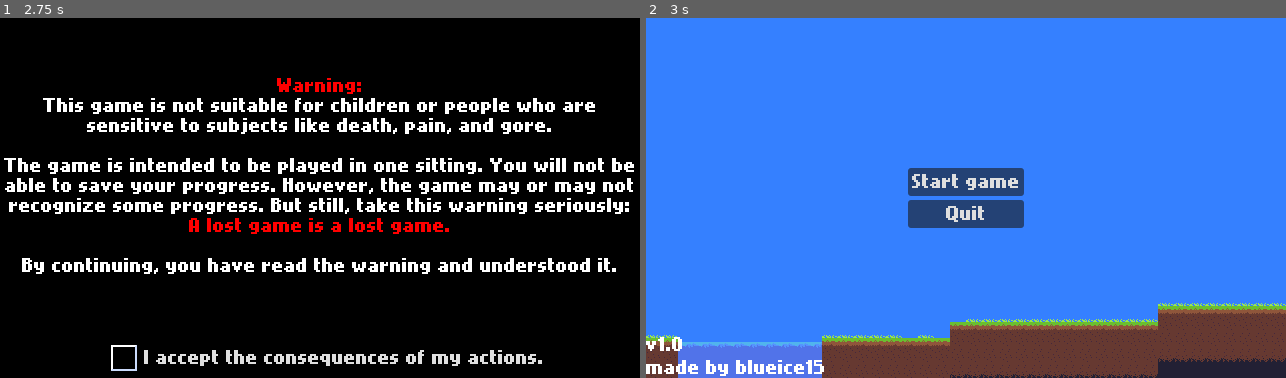
Above: before the commit, frames 1-2 (left to right).
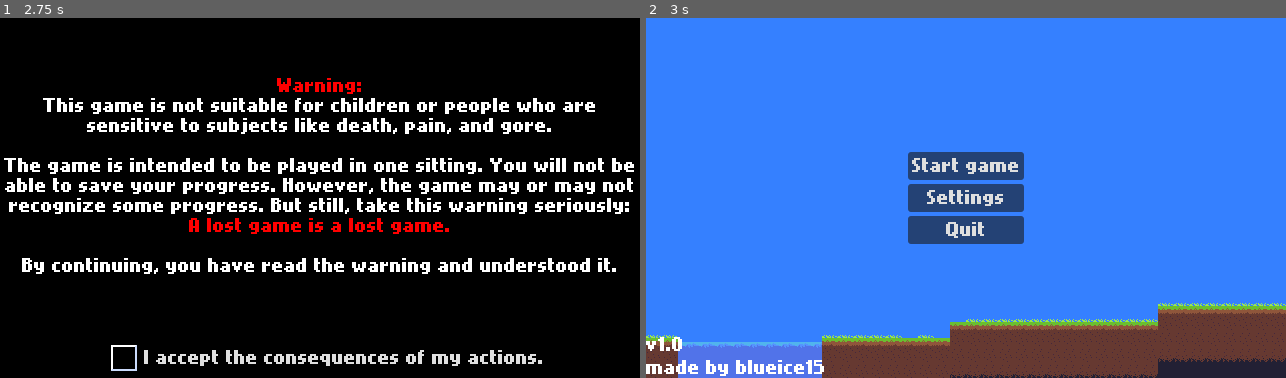
Above: after the commit, the same moments.

Repository: mrxbox1/skg-jam
Game: Godot game, scene res://scenes/mainmenu.tscn
Same seed, same stepped clock (60 frames per second), same inputs: the game is played once before the commit and once after it.
Inputs (mouse positions are in pixels of both pictures, inside the frame that each line leads up to):
- Up to frame 1 (2.75 s): click (320, 198) at 0.5 s, where only the run after the commit has a clickable "Settings"; click "Start game" at 1.25 s; click "Start game" at 2 s
- Up to frame 2 (3 s): click "I accept the consequences of …" at 2.75 s

Frame 1 is identical in both runs. In frame 2, 2.8% of the frame differs, in the area x 40-60%, y 37-63%.

Commit message:
tested settings menu
settings menu works now, only thing needed to do is have saved settings apply to every part of the game....somehow

Diff:
--- /dev/null
+++ b/preferences.cfg
@@ -0,0 +1,5 @@
+[PREFERENCES]
+
+SFX=24.0
+MUSIC=62.0
+BRIGHTNESS=97.0
--- a/scenes/default_theme.tres
+++ b/scenes/default_theme.tres
@@ -1,8 +1,24 @@
-[gd_resource type="Theme" load_steps=7 format=3 uid="uid://b6jf8omhgvl46"]
+[gd_resource type="Theme" load_steps=8 format=3 uid="uid://b6jf8omhgvl46"]
 
 [ext_resource type="FontFile" uid="uid://chemetfbn482a" path="res://assets/nokia_cellphone/nokiafc22.ttf" id="1_w1sqr"]
 
 [sub_resource type="StyleBoxEmpty" id="StyleBoxEmpty_w1sqr"]
+
+[sub_resource type="StyleBoxFlat" id="StyleBoxFlat_aiip6"]
+bg_color = Color(0.404511, 0.404511, 0.404511, 1)
+border_width_left = 2
+border_width_top = 2
+border_width_right = 2
+border_width_bottom = 2
+border_color = Color(0.47788, 0.47788, 0.47788, 1)
+corner_radius_top_left = 2
+corner_radius_top_right = 2
+corner_radius_bottom_right = 2
+corner_radius_bottom_left = 2
+expand_margin_left = 2.0
+expand_margin_top = 2.0
+expand_margin_right = 2.0
+expand_margin_bottom = 2.0
 
 [sub_resource type="StyleBoxFlat" id="StyleBoxFlat_octwt"]
 bg_color = Color(0.0807833, 0.0807834, 0.0807833, 1)
@@ -28,6 +44,7 @@
 [resource]
 default_font = ExtResource("1_w1sqr")
 Button/styles/focus = SubResource("StyleBoxEmpty_w1sqr")
+HSlider/styles/slider = SubResource("StyleBoxFlat_aiip6")
 Panel/styles/panel = SubResource("StyleBoxFlat_octwt")
 ProgressBar/styles/background = SubResource("StyleBoxFlat_w1sqr")
 ProgressBar/styles/fill = SubResource("StyleBoxFlat_cqnxl")
--- a/scenes/levels/01.tscn
+++ b/scenes/levels/01.tscn
@@ -63,12 +63,3 @@
 position = Vector2(443, 176)
 spook_duration = 0.2
 spook_text = "JUMPJUMPJUMPJUMPJUMPJUMPJUMPJUMPJUMPJUMPJUMPJUMPJUMPJUMP"
-
-[connection signal="body_entered" from="TileMapLayer/Haystack" to="TileMapLayer/Haystack" method="_on_body_entered"]
-[connection signal="body_exited" from="TileMapLayer/Haystack" to="TileMapLayer/Haystack" method="_on_body_exited"]
-[connection signal="body_entered" from="TileMapLayer/@Area2D@28356" to="TileMapLayer/@Area2D@28356" method="_on_body_entered"]
-[connection signal="body_exited" from="TileMapLayer/@Area2D@28356" to="TileMapLayer/@Area2D@28356" method="_on_body_exited"]
-[connection signal="body_entered" from="TileMapLayer/@Area2D@28357" to="TileMapLayer/@Area2D@28357" method="_on_body_entered"]
-[connection signal="body_exited" from="TileMapLayer/@Area2D@28357" to="TileMapLayer/@Area2D@28357" method="_on_body_exited"]
-[connection signal="body_entered" from="TileMapLayer/@Area2D@28358" to="TileMapLayer/@Area2D@28358" method="_on_body_entered"]
-[connection signal="body_exited" from="TileMapLayer/@Area2D@28358" to="TileMapLayer/@Area2D@28358" method="_on_body_exited"]
--- a/scenes/mainmenu.tscn
+++ b/scenes/mainmenu.tscn
@@ -35,6 +35,13 @@
 theme = ExtResource("1_3vvtq")
 text = "Start game"
 script = ExtResource("2_7yvfd")
+
+[node name="Button2" type="Button" parent="CenterContainer/VBoxContainer"]
+layout_mode = 2
+theme = ExtResource("1_3vvtq")
+text = "Settings"
+script = ExtResource("2_7yvfd")
+scene = "settings.tscn"
 
 [node name="Button3" type="Button" parent="CenterContainer/VBoxContainer"]
 layout_mode = 2
@@ -102,4 +109,5 @@
 script = ExtResource("3_r3g3c")
 
 [connection signal="pressed" from="CenterContainer/VBoxContainer/Button" to="CenterContainer/VBoxContainer/Button" method="_on_pressed"]
+[connection signal="pressed" from="CenterContainer/VBoxContainer/Button2" to="CenterContainer/VBoxContainer/Button2" method="_on_pressed"]
 [connection signal="pressed" from="ColorRect/CheckBox" to="ColorRect/CheckBox" method="_on_pressed"]
--- /dev/null
+++ b/scenes/settings.tscn
@@ -0,0 +1,100 @@
+[gd_scene load_steps=4 format=3 uid="uid://bnm0oq23wr2mh"]
+
+[ext_resource type="Theme" uid="uid://b6jf8omhgvl46" path="res://scenes/default_theme.tres" id="1_5p8wc"]
+[ext_resource type="Script" uid="uid://br5smb5jq6p0" path="res://scripts/settingsave.gd" id="2_r6d6q"]
+
+[sub_resource type="LabelSettings" id="LabelSettings_r6d6q"]
+font_size = 32
+
+[node name="Settings" type="Control"]
+layout_mode = 3
+anchors_preset = 15
+anchor_right = 1.0
+anchor_bottom = 1.0
+grow_horizontal = 2
+grow_vertical = 2
+
+[node name="ColorRect" type="ColorRect" parent="."]
+layout_mode = 1
+anchors_preset = 15
+anchor_right = 1.0
+anchor_bottom = 1.0
+grow_horizontal = 2
+grow_vertical = 2
+color = Color(0, 0, 0, 1)
+
+[node name="Label" type="Label" parent="."]
+layout_mode = 1
+anchors_preset = 10
+anchor_right = 1.0
+offset_top = 5.0
+offset_bottom = 45.0
+grow_horizontal = 2
+theme = ExtResource("1_5p8wc")
+text = "Settings"
+label_settings = SubResource("LabelSettings_r6d6q")
+horizontal_alignment = 1
+
+[node name="VBoxContainer" type="VBoxContainer" parent="."]
+layout_mode = 0
+offset_top = 78.0
+offset_right = 640.0
+offset_bottom = 164.0
+
+[node name="Label" type="Label" parent="VBoxContainer"]
+layout_mode = 2
+theme = ExtResource("1_5p8wc")
+text = "SFX Volume"
+horizontal_alignment = 1
+
+[node name="SFX" type="HSlider" parent="VBoxContainer"]
+layout_mode = 2
+theme = ExtResource("1_5p8wc")
+value = 100.0
+
+[node name="Label2" type="Label" parent="VBoxContainer"]
+layout_mode = 2
+theme = ExtResource("1_5p8wc")
+text = "Music Volume"
+horizontal_alignment = 1
+
+[node name="Music" type="HSlider" parent="VBoxContainer"]
+layout_mode = 2
+theme = ExtResource("1_5p8wc")
+value = 100.0
+
+[node name="VBoxContainer2" type="VBoxContainer" parent="."]
+layout_mode = 0
+offset_top = 220.0
+offset_right = 640.0
+offset_bottom = 264.0
+
+[node name="Label" type="Label" parent="VBoxContainer2"]
+layout_mode = 2
+theme = ExtResource("1_5p8wc")
+text = "Brightness"
+horizontal_alignment = 1
+
+[node name="Brightness" type="HSlider" parent="VBoxContainer2"]
+layout_mode = 2
+theme = ExtResource("1_5p8wc")
+value = 100.0
+
+[node name="Button" type="Button" parent="." node_paths=PackedStringArray("sfx", "music", "brightness")]
+layout_mode = 1
+anchors_preset = 12
+anchor_top = 1.0
+anchor_right = 1.0
+anchor_bottom = 1.0
+offset_top = -8.0
+grow_horizontal = 2
+grow_vertical = 0
+theme = ExtResource("1_5p8wc")
+text = "Return to main menu"
+flat = true
+script = ExtResource("2_r6d6q")
+sfx = NodePath("../VBoxContainer/SFX")
+music = NodePath("../VBoxContainer/Music")
+brightness = NodePath("../VBoxContainer2/Brightness")
+
+[connection signal="pressed" from="Button" to="Button" method="_on_pressed"]
--- a/scripts/scene_manager.gd
+++ b/scripts/scene_manager.gd
@@ -12,12 +12,18 @@
 	else:
 		print("Start")
 
-
 func switch_scene_to_file(scenefile: String) -> void:
 	get_tree().change_scene_to_file("res://scenes/" + scenefile)
 
 func goto_mainmenu() -> void:
 	get_tree().change_scene_to_packed(mainmenu)
+
+func save_settings(sfx:float, music:float, brightness:float) -> void:
+	var conf = ConfigFile.new()
+	conf.set_value("PREFERENCES", "SFX", sfx)
+	conf.set_value("PREFERENCES", "MUSIC", music)
+	conf.set_value("PREFERENCES", "BRIGHTNESS", brightness)
+	conf.save("res://preferences.cfg")
 
 func kill_game() -> void:
 	await get_tree().create_timer(4.0).timeout
--- /dev/null
+++ b/scripts/settingsave.gd
@@ -0,0 +1,9 @@
+extends Button
+
+@export var sfx: HSlider
+@export var music: HSlider
+@export var brightness: HSlider
+
+func _on_pressed() -> void:
+	SceneManager.save_settings(sfx.value, music.value, brightness.value)
+	SceneManager.goto_mainmenu()
Not shown: 1 places in scenes/mainchar.tscn that only renumber resources
Not shown, added: scripts/settingsave.gd.uid
